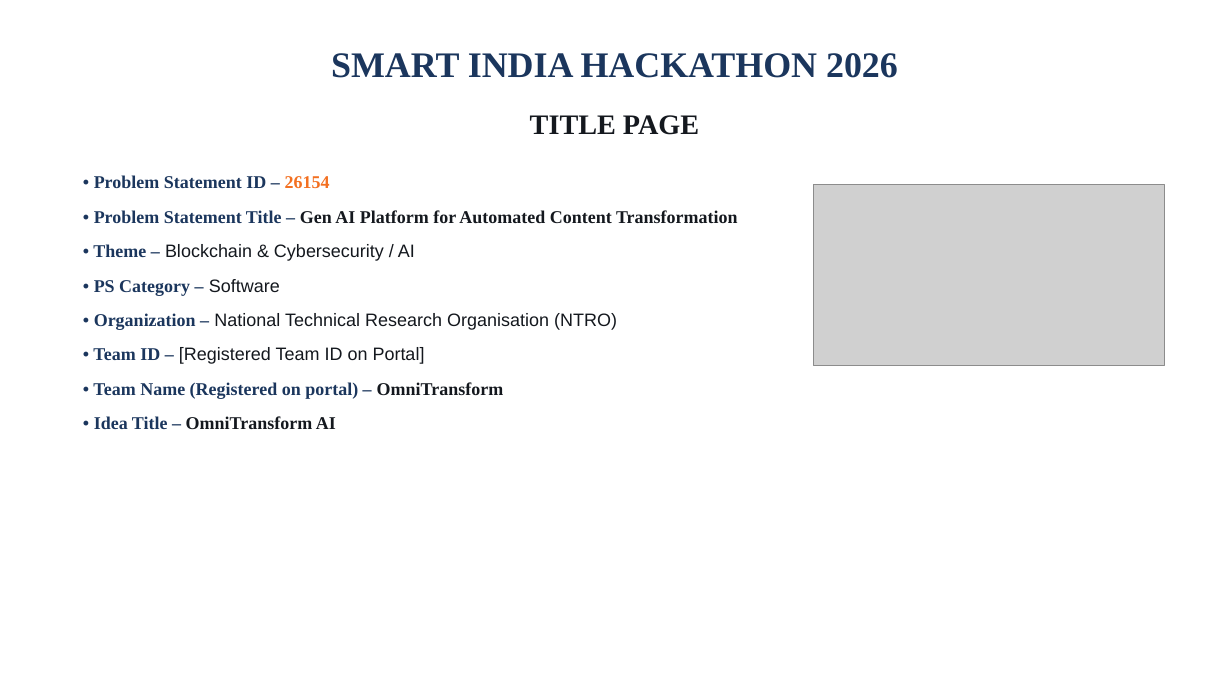
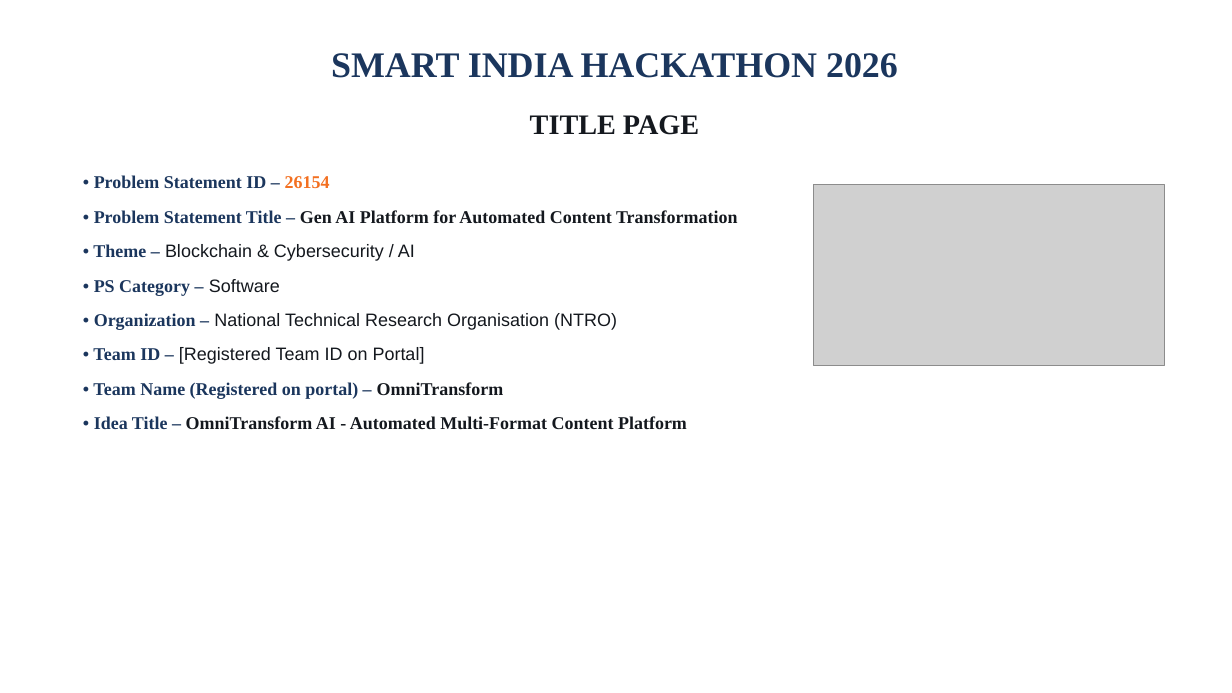
Before and after one commit to hrlpavan/sih-2026-media-problem-statements, a slide deck: slide 1 of SIH2026_Idea_Presentation_PS26154.pptx. Drawn at 1232x693 pixels with LibreOffice and Linux fonts; fonts in the diff are those of the drawing; grey boxes stand for pictures. Boxes give left, top, right and bottom in pixels: in the first picture for what was removed or moved away, otherwise in the second. Text is boxed around its words. In the diff, an @@ line names an element or a change of style, - is before the commit and + after.

```diff
--- a/SIH2026_Idea_Presentation_PS26154.pptx
+++ b/SIH2026_Idea_Presentation_PS26154.pptx
@@ text at <box>94,416,687,430</box>: text changed @@
-• Idea Title – OmniTransform AI
+• Idea Title – OmniTransform AI - Automated Multi-Format Content Platform
```
Also in this commit, not shown: 5 other slides changed, 3 other files.
